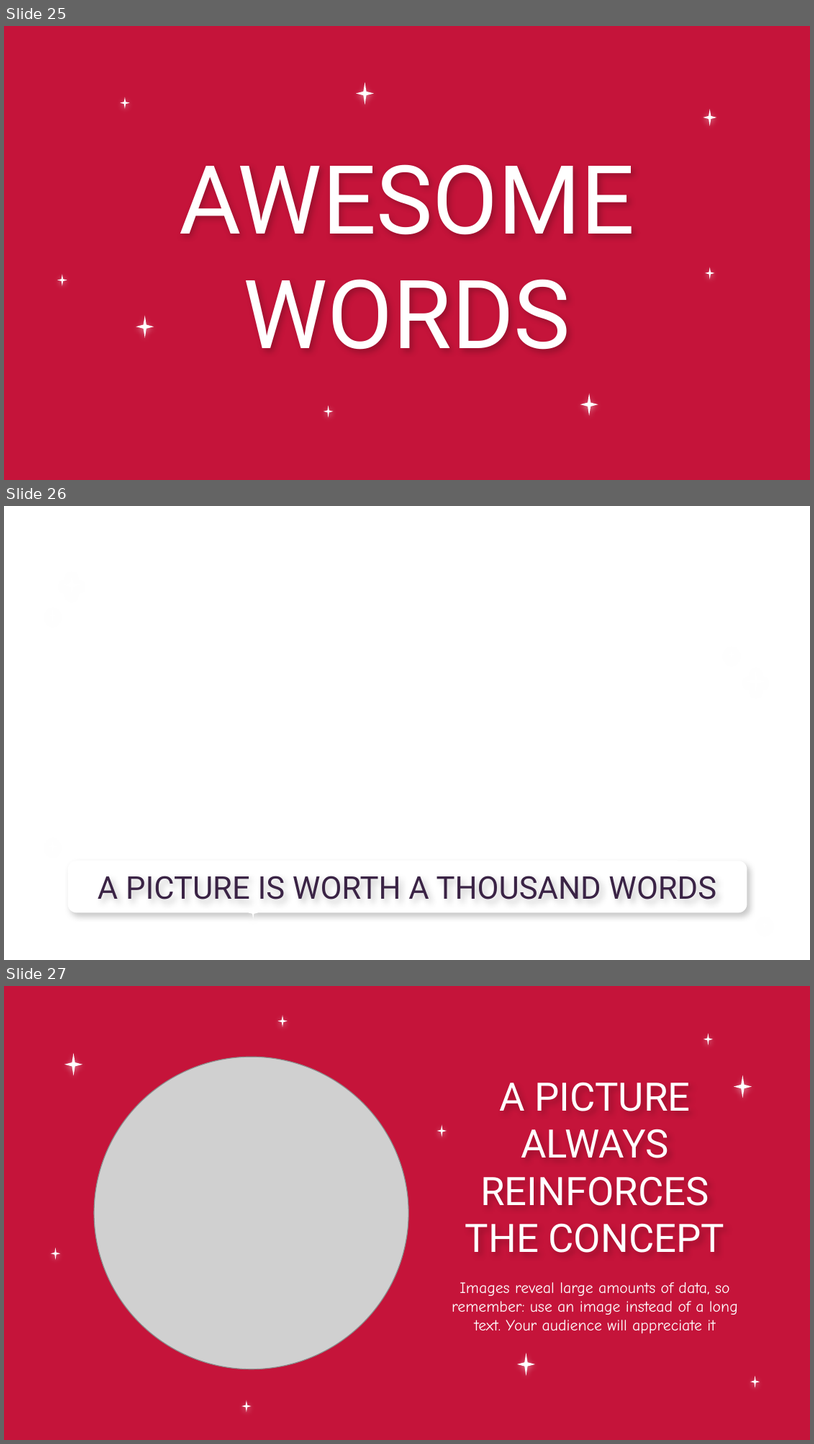
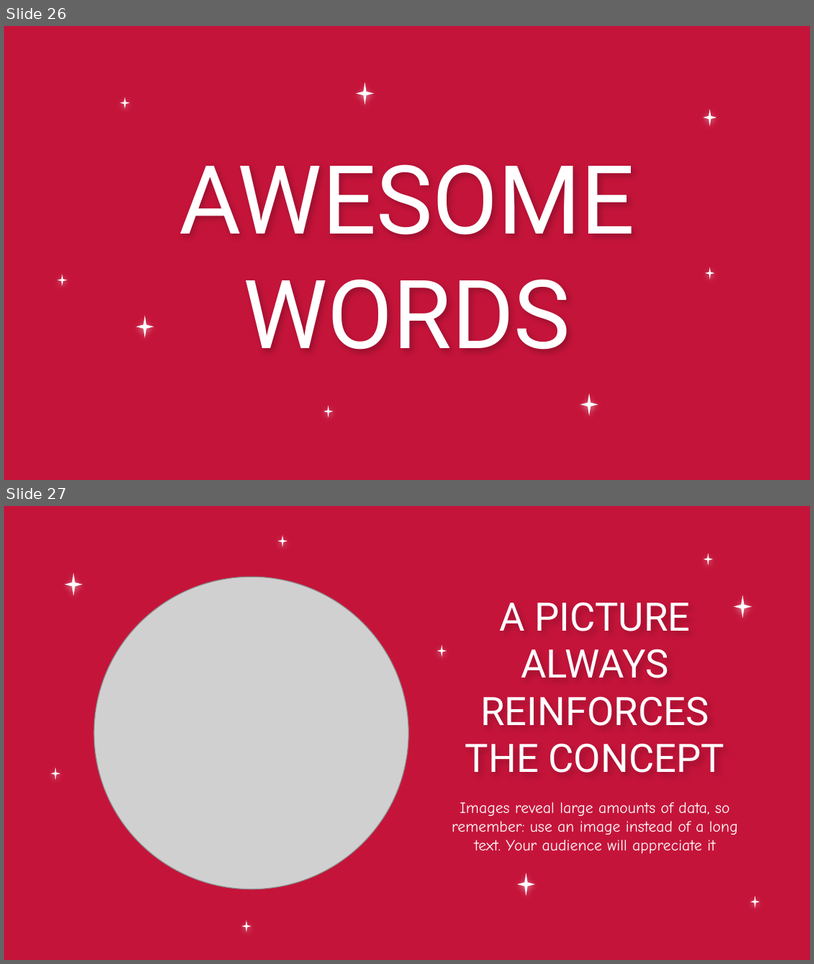
Before and after one commit to MiraPhilip12/Graduation_Project_ESLSCA, a slide deck: Milestone 4/Graduation_Project_Milestone4.pptx. Shown one above the other, each under a label of ours: slides 25, 26 and 27 before the commit, slides 26 and 27 after it. The pictures are 814x1444 and 814x964 pixels, drawn with LibreOffice and Linux fonts; fonts in the diff are those of the drawing; grey boxes stand for pictures; background and template pictures are left out. Boxes give left, top, right and bottom in pixels: in the first picture for what was removed or moved away, otherwise in the second. Text is boxed around its words. In the diff, an @@ line names an element or a change of style, - is before the commit and + after.

```diff
--- a/Milestone 4/Graduation_Project_Milestone4.pptx
+++ b/Milestone 4/Graduation_Project_Milestone4.pptx
@@ slide 26 removed at box(4, 506, 810, 960), background picture (left out) @@
@@ star removed at box(63, 574, 82, 596) @@
@@ star removed at box(47, 609, 57, 621) @@
@@ star removed at box(728, 649, 737, 661) @@
@@ star removed at box(747, 669, 765, 692) @@
@@ star removed at box(47, 840, 57, 852) @@
@@ rounded rectangle removed at box(67, 861, 748, 912) @@
@@ title removed at box(98, 875, 717, 899) @@
-A PICTURE IS WORTH A THOUSAND WORDS
@@ star removed at box(248, 907, 258, 919) @@
@@ star removed at box(761, 918, 770, 930) @@
@@ what was slide 25 is now slide 26 @@
```
Also in this commit, not shown: 2 slides changed, 2 slides added, 2 other slides removed.
